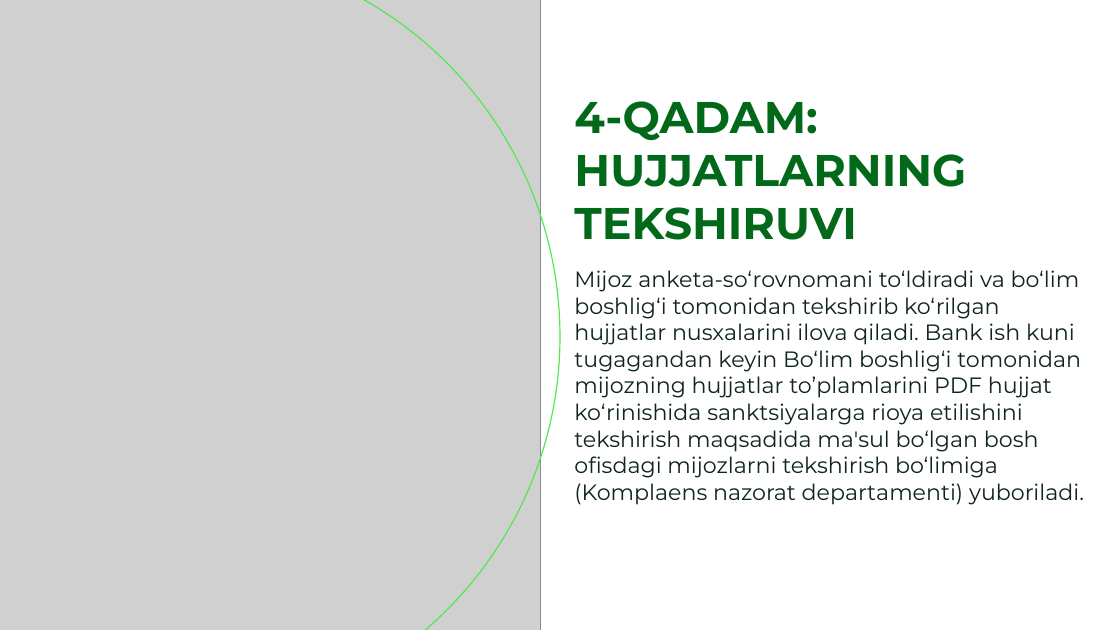
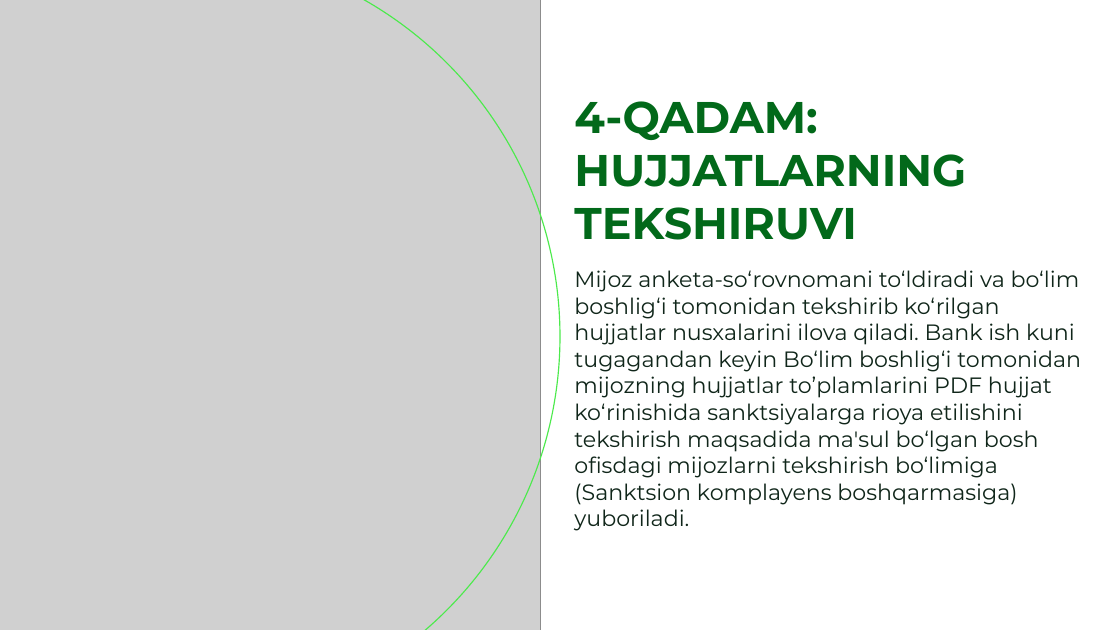
Before and after one commit to pusijuice5-coder/-1, a slide deck: slide 76 of OVZ_kurs_nerezidenty_novyj_dizajn.pptx. Drawn at 1120x630 pixels with LibreOffice and Linux fonts; fonts in the diff are those of the drawing; grey boxes stand for pictures; background and template pictures are left out. Boxes give left, top, right and bottom in pixels: in the first picture for what was removed or moved away, otherwise in the second. Text is boxed around its words. In the diff, an @@ line names an element or a change of style, - is before the commit and + after.

```diff
--- a/OVZ_kurs_nerezidenty_novyj_dizajn.pptx
+++ b/OVZ_kurs_nerezidenty_novyj_dizajn.pptx
@@ text at [574, 270, 1081, 531]: text changed @@
-Mijoz anketa-so‘rovnomani to‘ldiradi va bo‘lim boshlig‘i tomonidan tekshirib ko‘rilgan hujjatlar nusxalarini ilova qiladi. Bank ish kuni tugagandan keyin Bo‘lim boshlig‘i tomonidan mijozning hujjatlar to’plamlarini PDF hujjat ko‘rinishida sanktsiyalarga rioya etilishini tekshirish maqsadida ma'sul bo‘lgan bosh ofisdagi mijozlarni tekshirish bo‘limiga (Komplaens nazorat departamenti) yuboriladi.
+Mijoz anketa-so‘rovnomani to‘ldiradi va bo‘lim boshlig‘i tomonidan tekshirib ko‘rilgan hujjatlar nusxalarini ilova qiladi. Bank ish kuni tugagandan keyin Bo‘lim boshlig‘i tomonidan mijozning hujjatlar to’plamlarini PDF hujjat ko‘rinishida sanktsiyalarga rioya etilishini tekshirish maqsadida ma'sul bo‘lgan bosh ofisdagi mijozlarni tekshirish bo‘limiga (Sanktsion komplayens boshqarmasiga) yuboriladi.
```
Also in this commit, not shown: 27 other slides changed, 3 other files.
